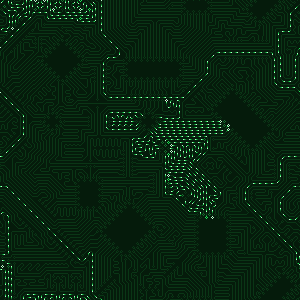
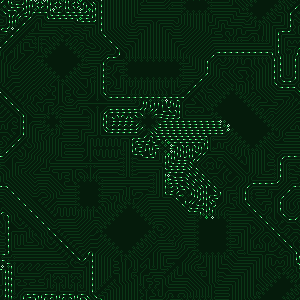
Layered file, before and after one edit (300px x 300px). Changes by layer:
painted on "frame 1" over [103,99,177,133]
painted on "circuit" over [103,129,107,133]
